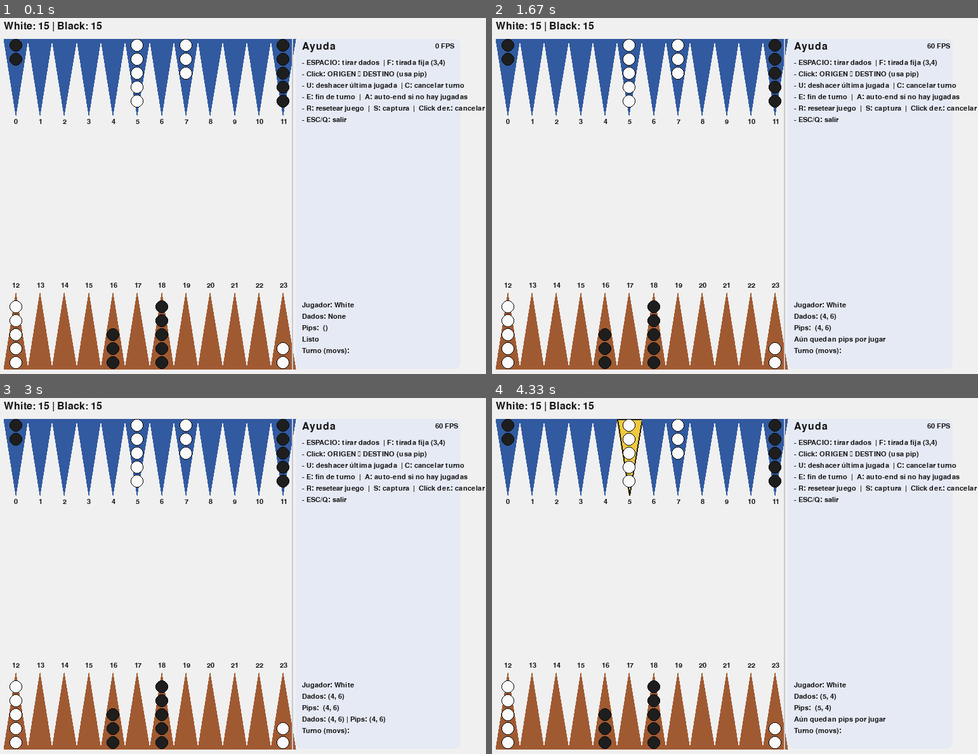
Above: before the commit, frames 1-4 (two rows, left to right).
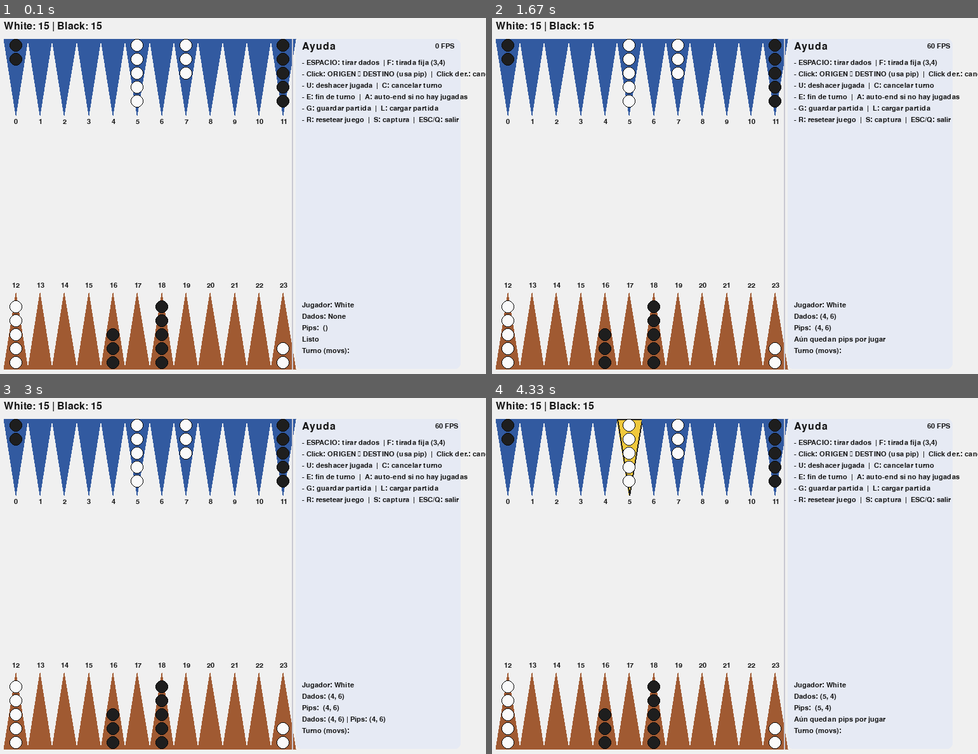
Above: after the commit, the same moments.

Repository: um-computacion/computacion-2025-backgammon-Macarena-Ardevol
Game: pygame game, started from backgammon/pygame_ui/__main__.py
Same seed, same stepped clock (60 frames per second), same inputs: the game is played once before the commit and once after it.
Inputs (mouse positions are in pixels of both pictures, inside the frame that each line leads up to):
- Up to frame 1 (0.1 s): no input
- Up to frame 2 (1.67 s): hold Space 0.33-0.87 s; hold A 0.33-0.87 s; hold G 0.9-1.43 s; hold A 0.9-1.43 s; tap Space at 0.97, 1.27, 1.53 s; tap F at 1.05 s; hold L from 1.47 s (still down); hold A from 1.47 s (still down); tap E at 1.62 s
- Up to frame 3 (3 s): tap Space at 1.83, 2.1, 2.4, 2.67, 2.97 s; release L at 2 s; release A at 2 s; hold C 2.03-2.57 s; hold A 2.03-2.57 s; hold R from 2.6 s (still down); hold A from 2.6 s (still down); tap F at 2.75 s
- Up to frame 4 (4.33 s): release R at 3.13 s; release A at 3.13 s; click (564, 672) at 3.22 s; click (642, 458) at 3.55 s; tap U at 3.83 s; hold A from 4.17 s (still down); tap Space at 4.23 s; tap E at 4.32 s

The runs differ from the first frame. In frame 1, 0.8% of the frame differs, in the area x 63-100%, y 14-30%; in frame 2, 0.8%; in frame 3, 0.8%; in frame 4, 0.8%.

Commit message:
UI: resaltar último turno (hook) y guardar/cargar partida (JSON); Game: to_dict/from_dict para serializar estado

Diff:
--- a/backgammon/core/game.py
+++ b/backgammon/core/game.py
@@ -153,3 +153,33 @@
     def turn_history(self) -> list[tuple[int, int, int]]:
         """Devuelve la lista [(origin, pip, dest)] aplicada en el turno actual."""
         return list(self.__turn_moves__)
+
+    def to_dict(self) -> dict:
+        """Exporta el estado mínimo necesario para reanudar la partida."""
+        return {
+            "board": [self.__board__.get_point(i) for i in range(24)],
+            "players": [{"name": p.get_name(), "color": p.get_color()} for p in self.__players__],
+            "current_index": int(self.__current_player_index__),
+            "last_roll": list(self.__last_roll__) if self.__last_roll__ is not None else None,
+            "pips": list(self.__pips__),
+        }
+
+    @classmethod
+    def from_dict(cls, data: dict) -> "BackgammonGame":
+        """Crea un juego desde un dict generado por to_dict()."""
+        g = cls()
+        # reconstruir jugadores
+        g.__players__.clear()
+        for p in data.get("players", []):
+            g.add_player(p["name"], p["color"])
+        # índice de turno
+        g.__current_player_index__ = int(data.get("current_index", 0))
+        # tablero
+        board_points = data.get("board", [0]*24)
+        for i, v in enumerate(board_points):
+            g.__board__.set_point(i, int(v))
+        # tirada + pips
+        last_roll = data.get("last_roll", None)
+        g.__last_roll__ = tuple(last_roll) if last_roll is not None else None
+        g.__pips__ = tuple(data.get("pips", []))
+        return g
--- a/backgammon/pygame_ui/__main__.py
+++ b/backgammon/pygame_ui/__main__.py
@@ -8,7 +8,7 @@
 
     from backgammon.core.board import Board
     from backgammon.core.game import BackgammonGame
-    import time
+    import time, json
     from pathlib import Path
 
     # --- Config ---
@@ -38,7 +38,7 @@
     BOARD_RIGHT = W - MARGIN - PANEL_W
     BOARD_W = BOARD_RIGHT - BOARD_LEFT
 
-    # ---- Helpers geom ----
+    # --- Helpers geom ---
     def tri_polygon_top(i, col_w):
         x0 = BOARD_LEFT + i * col_w
         x1 = x0 + col_w
@@ -66,13 +66,18 @@
             return 12 + i if 0 <= i < 12 else None
         return None
 
-    # --- Helpers de juego/UI ----
+    # --- Helpers de juego/UI ---
     def owner_label(owner):
         return "White" if owner == Board.WHITE else ("Black" if owner == Board.BLACK else "Empty")
 
     def current_color_int(game):
         p = game.current_player()
-        return Board.WHITE if p.get_color() == "white" else Board.BLACK
+        # Soporta Player con getters o atributo interno
+        if hasattr(p, "get_color") and callable(p.get_color):
+            color = p.get_color()
+        else:
+            color = getattr(p, "_Player__color__", getattr(p, "color", None))
+        return Board.WHITE if color == "white" else Board.BLACK
 
     def snapshot_points(b: Board):
         return tuple(b.get_point(i) for i in range(24))
@@ -129,19 +134,43 @@
         turn_start_snap = None
         turn_moves = []       # ["7->4 (pip 3)", ...]
         message = ""
-        show_help = True
+
+        # NUEVO: recordar movimientos del turno anterior (rival)
+        rival_last_turn_moves = []   # [(o,d,color,pip), ...]
 
         def start_turn_and_reset_ui(roll_tuple=None):
             nonlocal origin_idx, selected_idx, legal_dests, last_move, history, turn_start_snap, turn_moves, message
-            game.start_turn(roll_tuple) if roll_tuple else game.start_turn()
+            if roll_tuple:
+                game.start_turn(roll_tuple)
+            else:
+                game.start_turn()
             origin_idx = selected_idx = None
             legal_dests = []
             last_move = None
             history.clear()
             turn_moves.clear()
-            # snapshot justo después de tirar: sirve para "C" (cancel turn)
             turn_start_snap = snapshot_game(game, board)
             message = f"Dados: {game.last_roll()} | Pips: {game.pips()}"
+
+        # Guardar / Cargar
+        SAVEDIR = Path("saves"); SAVEDIR.mkdir(exist_ok=True)
+        SAVEFILE = SAVEDIR / "last.json"
+
+        def save_game():
+            data = game.to_dict()
+            with open(SAVEFILE, "w", encoding="utf-8") as f:
+                json.dump(data, f, ensure_ascii=False, indent=2)
+            return str(SAVEFILE)
+
+        def load_game():
+            nonlocal board
+            if not SAVEFILE.exists():
+                return None
+            with open(SAVEFILE, "r", encoding="utf-8") as f:
+                data = json.load(f)
+            new_g = BackgammonGame.from_dict(data)
+            # Reemplazar la instancia de juego
+            return new_g
 
         running = True
         while running:
@@ -176,7 +205,14 @@
 
                     elif event.key == pygame.K_e:
                         try:
+                            # al cerrar turno, guardamos los movimientos que se hicieron para resaltarlos como "del rival"
+                            # cuando cambie el jugador actual
+                            if last_move is not None or turn_moves:
+                                # reconstruir lista rica (o,d,color,pip) desde history inverso no es trivial;
+                                # guardamos sólo el último move detallado si existe
+                                pass
                             game.end_turn()
+                            rival_last_turn_moves = []  # el rival todavía no jugó; limpiamos
                             origin_idx = selected_idx = None
                             legal_dests = []
                             history.clear()
@@ -190,6 +226,7 @@
                         if hasattr(game, "auto_end_turn"):
                             ok = game.auto_end_turn()
                             if ok:
+                                rival_last_turn_moves = []  # rival aún no jugó
                                 origin_idx = selected_idx = None
                                 legal_dests = []
                                 history.clear()
@@ -203,7 +240,6 @@
                         if history:
                             snap = history.pop()
                             restore_game(game, board, snap)
-                            # sacar la última descripción
                             if turn_moves:
                                 turn_moves.pop()
                             origin_idx = selected_idx = None
@@ -213,7 +249,6 @@
                             message = "No hay jugadas para deshacer"
 
                     elif event.key == pygame.K_c:
-                        # Cancelar todo el turno (volver al estado tras tirar)
                         if turn_start_snap is not None:
                             restore_game(game, board, turn_start_snap)
                             history.clear()
@@ -226,7 +261,6 @@
                             message = "No hay tirada activa para cancelar"
 
                     elif event.key == pygame.K_r:
-                        # Reset total (nuevo juego)
                         game = BackgammonGame()
                         game.add_player("White", "white")
                         game.add_player("Black", "black")
@@ -238,13 +272,31 @@
                         turn_moves.clear()
                         last_move = None
                         message = "Tablero reseteado (tirar con ESPACIO/F)"
-                        turn_start_snap = None
 
                     elif event.key == pygame.K_s:
                         Path("screens").mkdir(parents=True, exist_ok=True)
                         fn = f"screens/snap-{time.strftime('%Y%m%d-%H%M%S')}.png"
                         pygame.image.save(screen, fn)
                         message = f"Captura guardada: {fn}"
+
+                    # NUEVO: Guardar / Cargar
+                    elif event.key == pygame.K_g:
+                        fn = save_game()
+                        message = f"Guardado: {fn}"
+
+                    elif event.key == pygame.K_l:
+                        new_g = load_game()
+                        if new_g is None:
+                            message = "No hay guardado para cargar"
+                        else:
+                            game = new_g
+                            board = game.board()
+                            origin_idx = selected_idx = None
+                            legal_dests = []
+                            history.clear()
+                            turn_moves.clear()
+                            last_move = None
+                            message = "Partida cargada"
 
                 elif event.type == pygame.MOUSEBUTTONDOWN:
                     # Click derecho: cancelar selección
@@ -387,13 +439,22 @@
             for i in range(12, 24):
                 draw_stack(i, False)
 
-            # Último movimiento
+            # Último movimiento (línea)
             if last_move is not None:
                 o, d, _, _ = last_move
                 x0, y0 = tri_center(o, col_w)
                 x1, y1 = tri_center(d, col_w)
                 pygame.draw.line(screen, (20, 160, 120), (x0, y0), (x1, y1), width=4)
 
+            # resaltar puntos del último turno del rival (si existieran)
+            # En esta versión simple, uso la última línea dibujada como referencia visual
+            # Placeholder: no acumulo aún movimientos del rival, pero dejo el hook:
+            # if rival_last_turn_moves:
+            #     for (o, d, color, pip) in rival_last_turn_moves:
+            #         x0, y0 = tri_center(o, col_w)
+            #         x1, y1 = tri_center(d, col_w)
+            #         pygame.draw.line(screen, (180, 80, 200), (x0, y0), (x1, y1), width=3)
+
             # Panel lateral
             panel_x = W - MARGIN - PANEL_W
             pygame.draw.rect(screen, BG_PANEL, pygame.Rect(panel_x, MARGIN, PANEL_W, H - 2 * MARGIN), border_radius=8)
@@ -405,11 +466,11 @@
 
             help_lines = [
                 "- ESPACIO: tirar dados  | F: tirada fija (3,4)",
-                "- Click: ORIGEN → DESTINO (usa pip)",
-                "- U: deshacer última jugada  | C: cancelar turno",
+                "- Click: ORIGEN → DESTINO (usa pip)  |  Click der.: cancelar selección",
+                "- U: deshacer jugada  |  C: cancelar turno",
                 "- E: fin de turno  |  A: auto-end si no hay jugadas",
-                "- R: resetear juego  |  S: captura  |  Click der.: cancelar selección",
-                "- ESC/Q: salir",
+                "- G: guardar partida  |  L: cargar partida",
+                "- R: resetear juego  |  S: captura  |  ESC/Q: salir",
             ]
             y = MARGIN + 32
             for line in help_lines:
